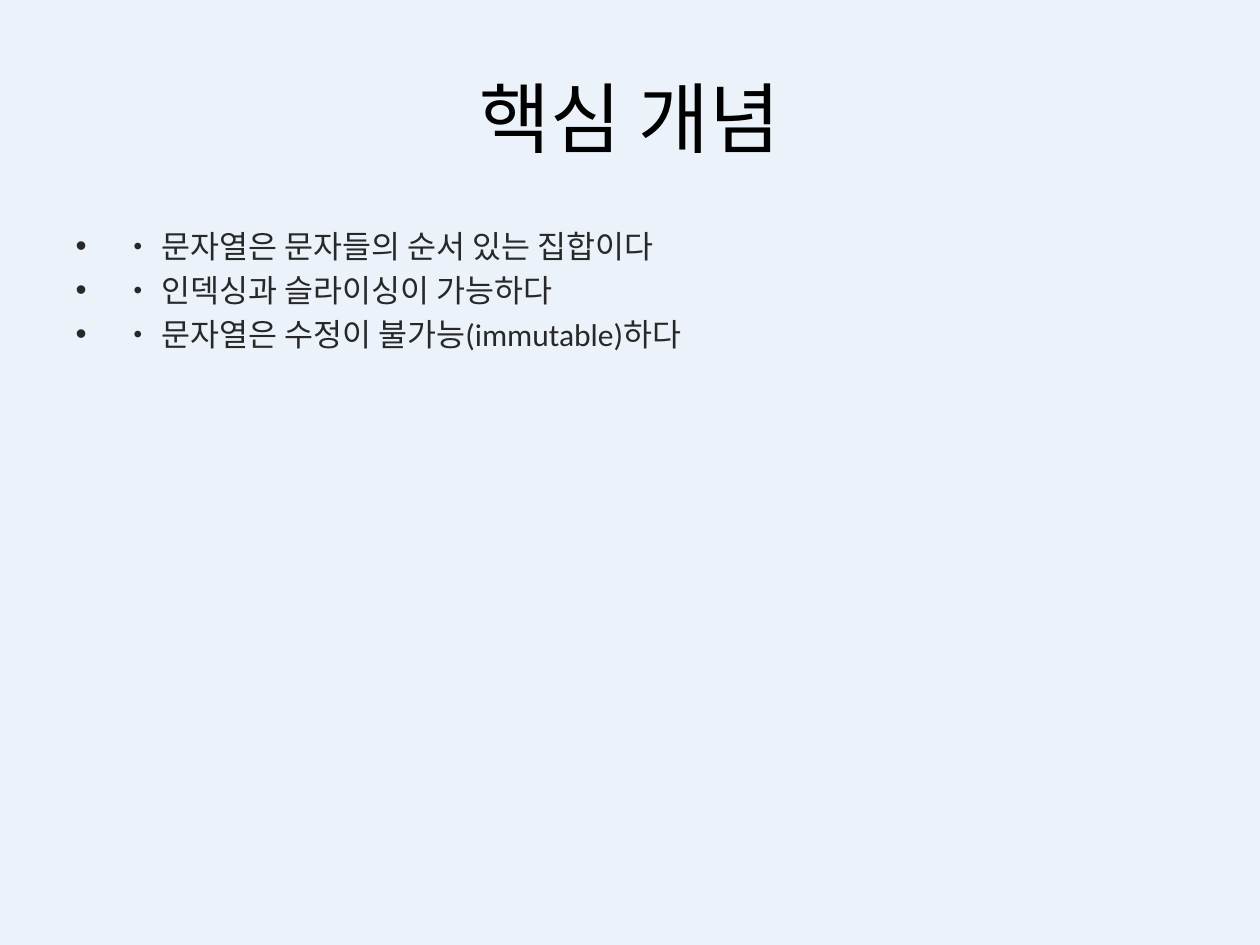
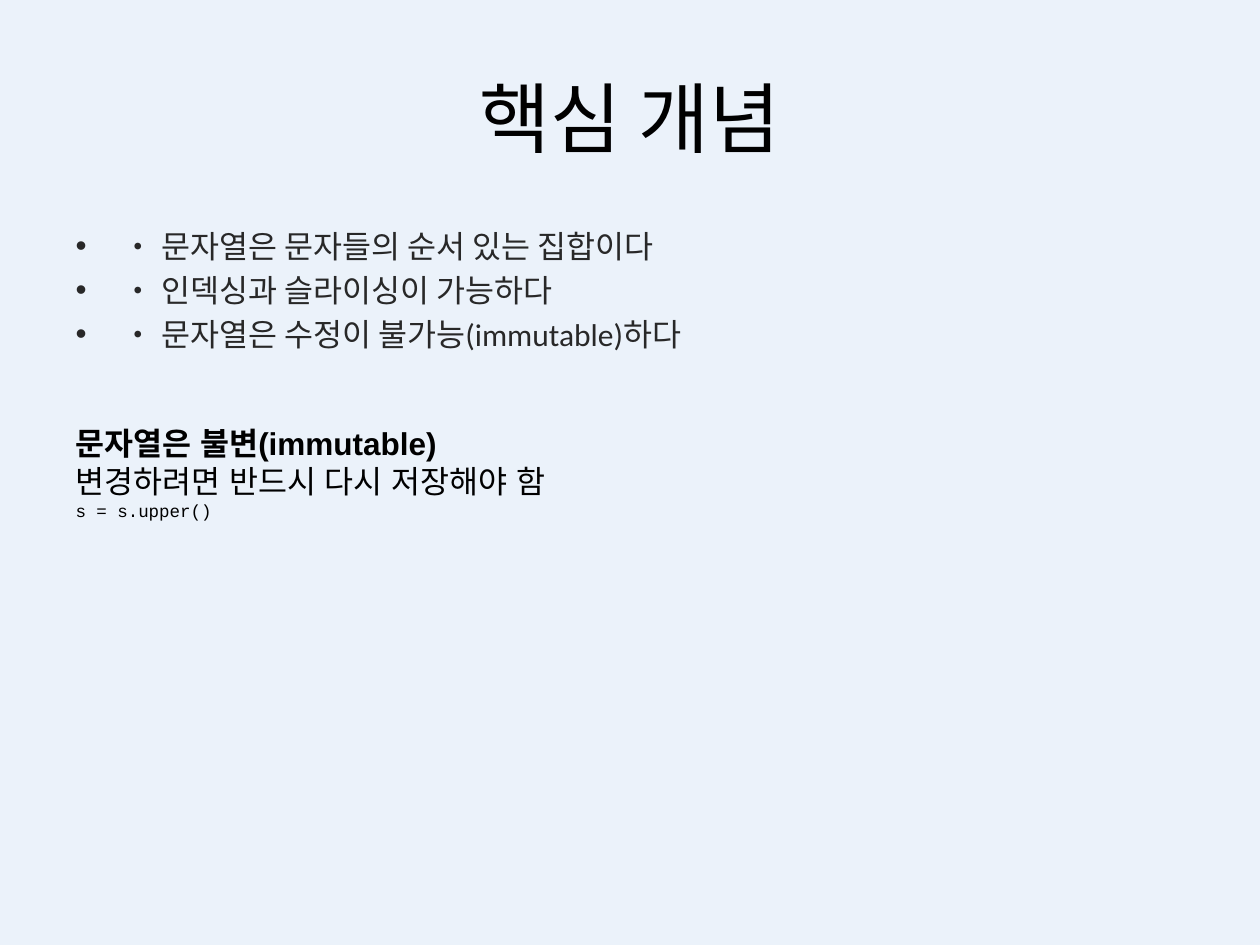
Before and after one commit to gunwoong1996/problem-solving, a slide deck: slide 2 of 2026년은 ai와 함께/내가 만든 교재/ppt버젼/2_3_문자열.pptx. Drawn at 1260x945 pixels with LibreOffice and Linux fonts; fonts in the diff are those of the drawing. Boxes give left, top, right and bottom in pixels: in the first picture for what was removed or moved away, otherwise in the second. Text is boxed around its words. In the diff, an @@ line names an element or a change of style, - is before the commit and + after.

```diff
--- a/2026년은 ai와 함께/내가 만든 교재/ppt버젼/2_3_문자열.pptx
+++ b/2026년은 ai와 함께/내가 만든 교재/ppt버젼/2_3_문자열.pptx
@@ text added at <box>76,428,546,521</box>, 18 pt, text #000000 @@
+문자열은 불변(immutable)
+변경하려면 반드시 다시 저장해야 함
+s = s.upper()
```
Also in this commit, not shown: 1 other slide changed, 1 other file.
